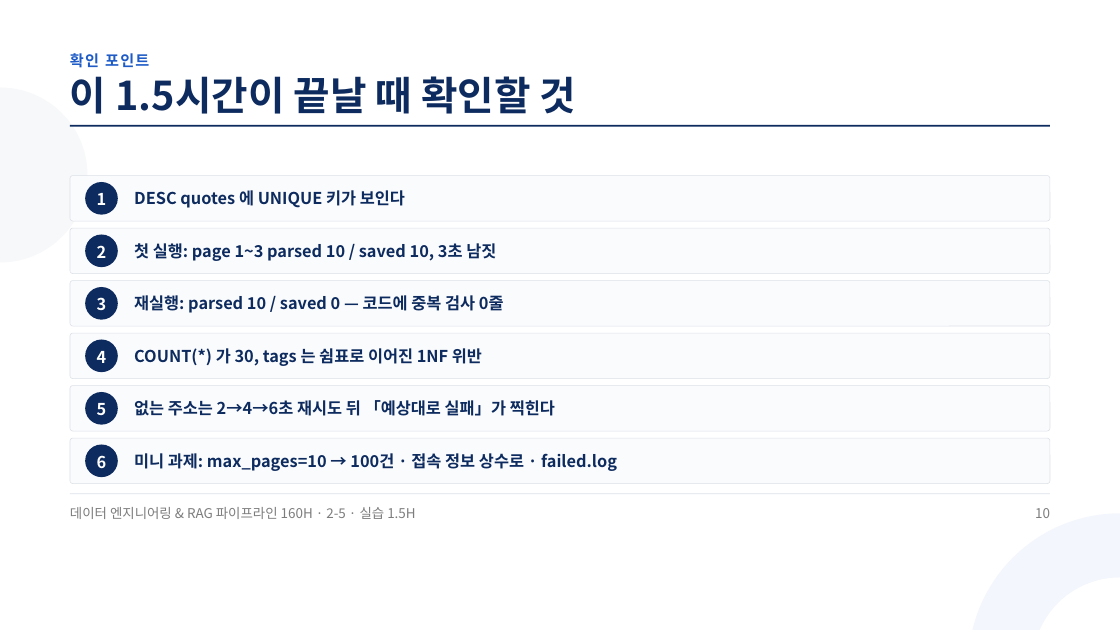
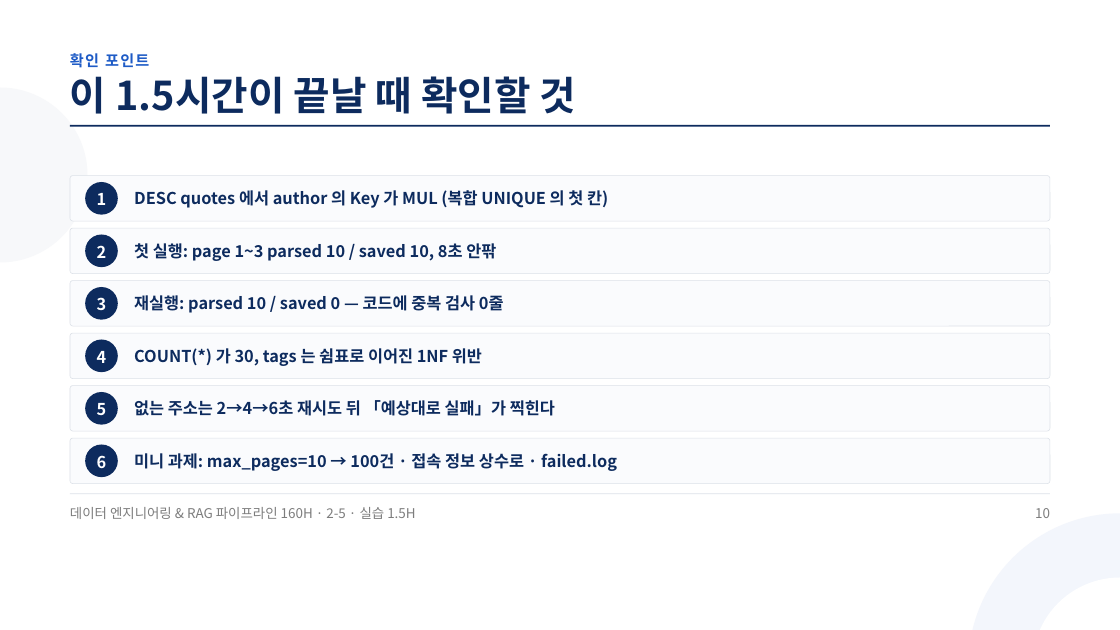
Before and after one commit to aebonlee/materials, a slide deck: slide 10 of data-eng/decks/w2d5s3.pptx. Drawn at 1120x630 pixels with LibreOffice and Linux fonts; fonts in the diff are those of the drawing. Boxes give left, top, right and bottom in pixels: in the first picture for what was removed or moved away, otherwise in the second. Text is boxed around its words. In the diff, an @@ line names an element or a change of style, - is before the commit and + after.

```diff
--- a/data-eng/decks/w2d5s3.pptx
+++ b/data-eng/decks/w2d5s3.pptx
@@ text at box(134, 190, 608, 208): text changed @@
-DESC quotes 에 UNIQUE 키가 보인다
+DESC quotes 에서 author 의 Key 가 MUL (복합 UNIQUE 의 첫 칸)
@@ text at box(134, 243, 496, 261): text changed @@
-첫 실행: page 1~3 parsed 10 / saved 10, 3초 남짓
+첫 실행: page 1~3 parsed 10 / saved 10, 8초 안팎
```
Also in this commit, not shown: 5 other slides changed, 11 other files.
